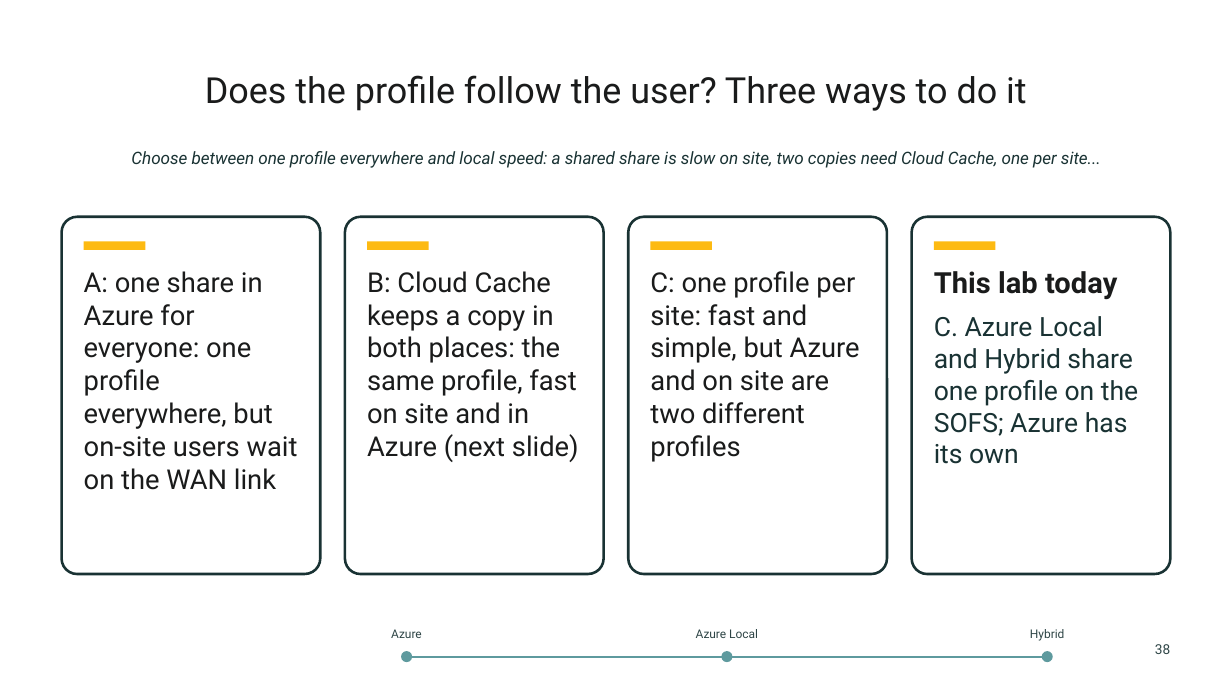
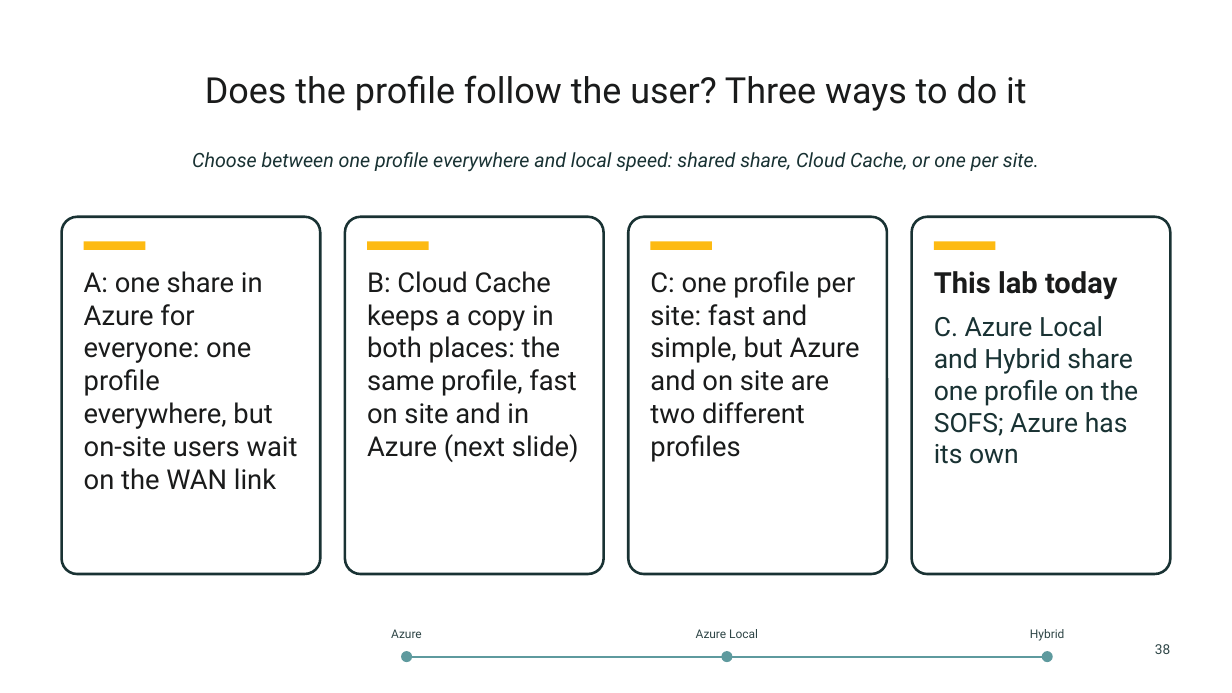
Before and after one commit to thisismydemo/nic2026_avd, a slide deck: slide 38 of presentation/AVD_Anywhere_NIC2026.pptx. Drawn at 1232x693 pixels with LibreOffice and Linux fonts; fonts in the diff are those of the drawing; background and template pictures are left out. Boxes give left, top, right and bottom in pixels: in the first picture for what was removed or moved away, otherwise in the second. Text is boxed around its words. In the diff, an @@ line names an element or a change of style, - is before the commit and + after.

```diff
--- a/presentation/AVD_Anywhere_NIC2026.pptx
+++ b/presentation/AVD_Anywhere_NIC2026.pptx
@@ text at box(192, 152, 1039, 172): text changed; size 10 to 11.5 pt @@
-Choose between one profile everywhere and local speed: a shared share is slow on site, two copies need Cloud Cache, one per site...
+Choose between one profile everywhere and local speed: shared share, Cloud Cache, or one per site.
```
Also in this commit, not shown: 13 other slides changed.
